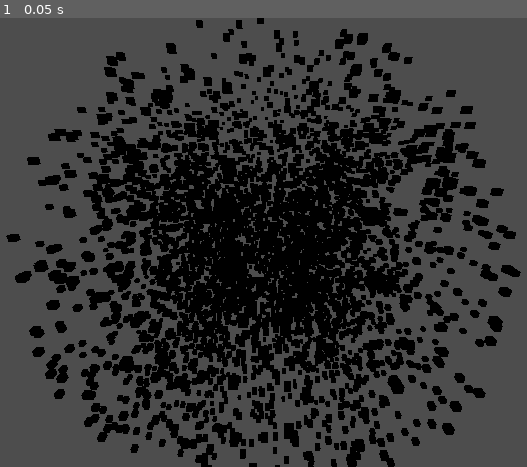
Above: before the commit, frame 1.
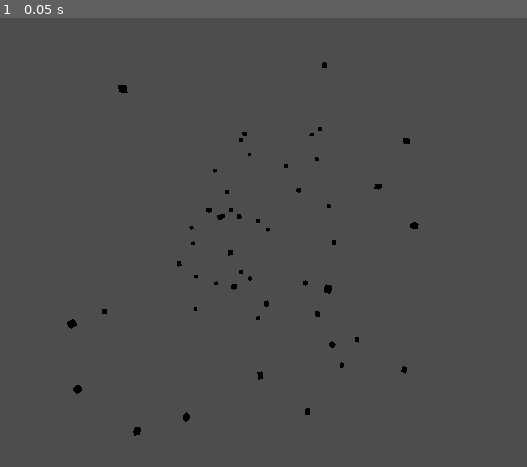
Above: after the commit, the same moment.

Repository: E-liane/Fishies_Simulation
Game: Godot game, scene res://Scenes/main.tscn
The game is run twice, just before and just after one commit, with the same random seed, the same clock (stepped at 60 frames per second) and the same inputs.
Inputs:
- Up to frame 1 (0.05 s): no input

The runs differ from the first frame. In frame 1, 35% of the frame differs, in the area x 1-99%, y 0-100%.

Commit message:
feat: Fishies spawn witn random position and rotation

Diff:
--- a/Scenes/Fish.tscn
+++ b/Scenes/Fish.tscn
@@ -6,6 +6,9 @@
 albedo_color = Color(0, 0.729412, 1, 1)
 
 [sub_resource type="BoxShape3D" id="BoxShape3D_ii2ng"]
+
+[sub_resource type="ConvexPolygonShape3D" id="ConvexPolygonShape3D_71gbd"]
+points = PackedVector3Array(0, 0, 0, 0.5, -1, 0.5, 0.5, -1, -0.5, -0.5, -1, -0.5, -0.5, -1, 0.5)
 
 [node name="Fish" type="StaticBody3D"]
 
@@ -17,3 +20,7 @@
 [node name="CollisionShape3D" type="CollisionShape3D" parent="."]
 transform = Transform3D(0.5, 0, 0, 0, 0.5, 0, 0, 0, 0.5, 0, 0, 0)
 shape = SubResource("BoxShape3D_ii2ng")
+
+[node name="CollisionShape3D2" type="CollisionShape3D" parent="."]
+transform = Transform3D(-1.31134e-07, -3, 0, 3, -1.31134e-07, 0, 0, 0, 3, 0, 0, 0)
+shape = SubResource("ConvexPolygonShape3D_71gbd")
--- a/Scripts/World.gd
+++ b/Scripts/World.gd
@@ -5,7 +5,7 @@
 
 @onready var main = get_node("/root/Main/")
 
-var nb_of_fishies : int = 5000 #SET UP THE NB OF FISHES
+var nb_of_fishies : int = 50 #SET UP THE NB OF FISHES
 
 var fish_scene : PackedScene = preload("res://Scenes/Fish.tscn")
 
@@ -46,8 +46,11 @@
 	var spawn_point : Vector3 = direction * distance_from_the_center
 
 	var fish : Node3D = fish_scene.instantiate()
-	fish.global_transform.origin = spawn_point
 
-	main.add_child(fish)
+	main.add_child(fish) # ADD CHILD FIRST TO FORCE GODOT TO CREATE A EXISTING GLOBALS VALUES ( TO MODIFY MULTIPLE GLOBALS VALUES THEN )
+
+	fish.global_rotation = Vector3(0, randf_range(0.0, 360.0), 0)
+	fish.global_position = spawn_point
+
 
 	print(spawn_point)
Not shown: 1 places in Scenes/Fish.tscn that only renumber resources
